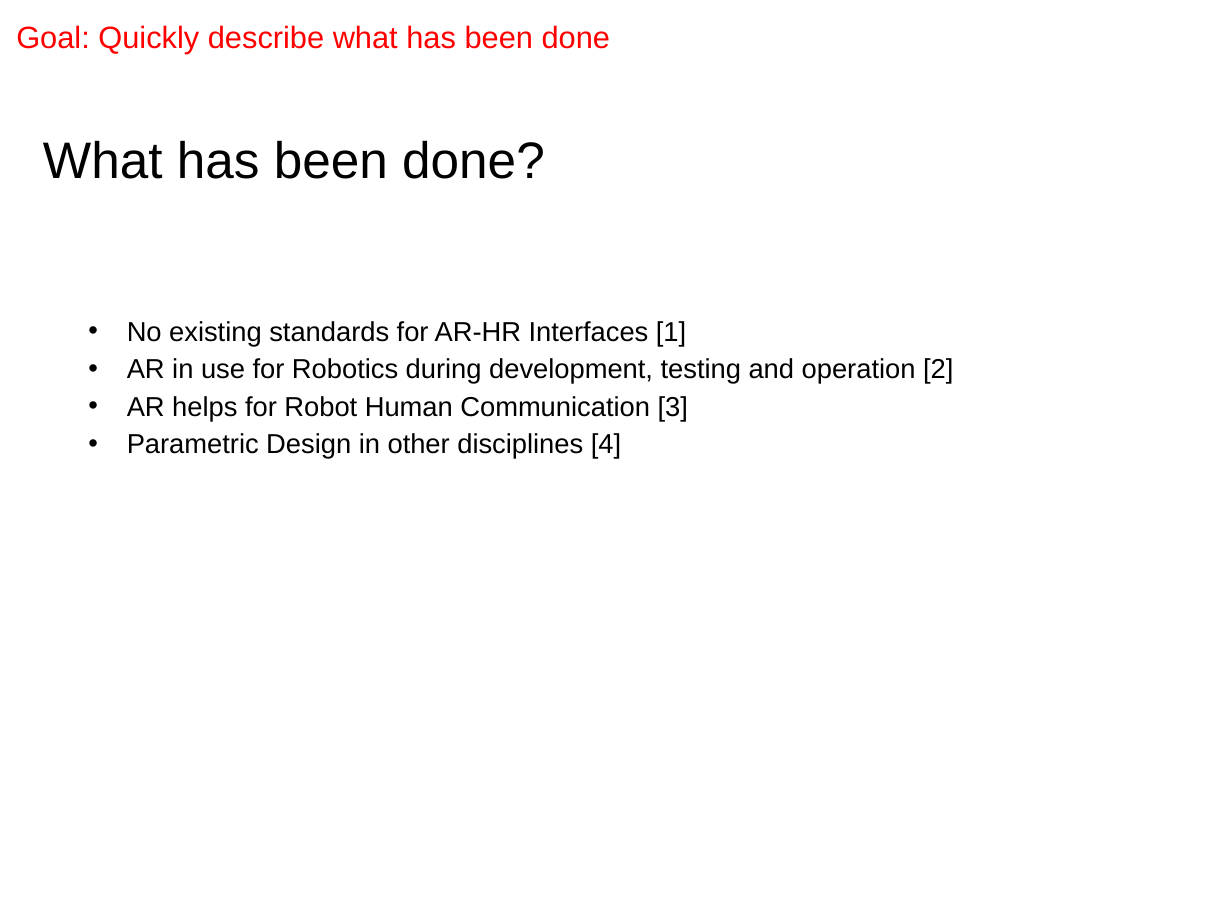
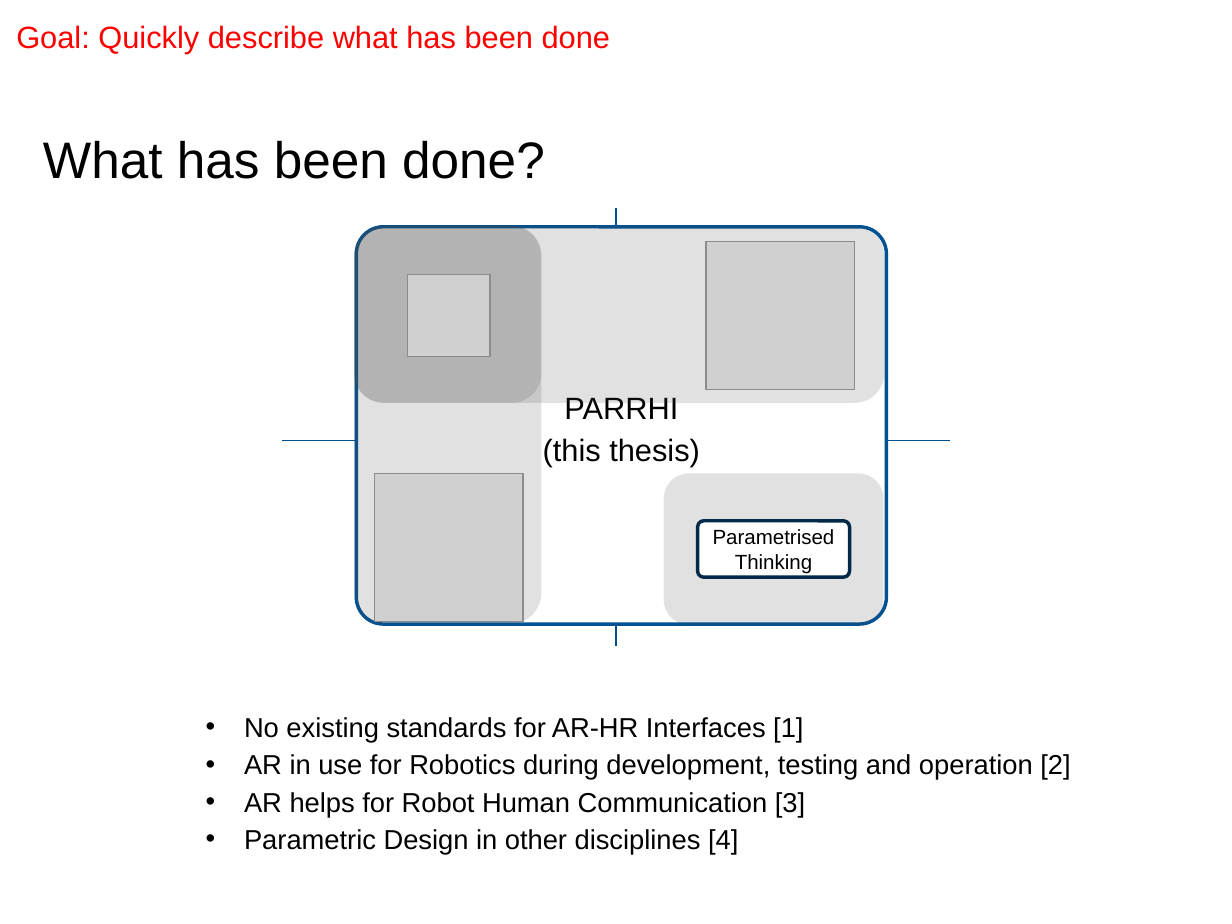
Before and after one commit to EricVoll/PARRHI, a slide deck: slide 8 of 05_Presentation/PARRHIPresentationv2.pptx. Drawn at 1232x924 pixels with LibreOffice and Linux fonts; fonts in the diff are those of the drawing; grey boxes stand for pictures; background and template pictures are left out. Boxes give left, top, right and bottom in pixels: in the first picture for what was removed or moved away, otherwise in the second. Text is boxed around its words. In the diff, an @@ line names an element or a change of style, - is before the commit and + after.

```diff
--- a/05_Presentation/PARRHIPresentationv2.pptx
+++ b/05_Presentation/PARRHIPresentationv2.pptx
@@ line added from (616, 646) to (616, 208), #005090 0.75 pt @@
@@ rounded rectangle added at [355,225,542,623], fill #4A4A4A at 16% opacity @@
@@ rounded rectangle added at [355,225,885,403], fill #4A4A4A at 16% opacity @@
@@ rounded rectangle added at [355,225,542,403], fill #4A4A4A at 16% opacity @@
@@ rounded rectangle added at [356,227,886,623], fill #FFFFFF, outline #005293 2 pt, 18 pt, text #000000 @@
+PARRHI
+(this thesis)
@@ picture added at [706,241,854,389] @@
@@ picture added at [408,275,490,357] @@
@@ line added from (282, 441) to (950, 441), #005090 0.75 pt @@
@@ picture added at [375,473,522,621] @@
@@ rounded rectangle added at [664,473,883,625], fill #4A4A4A at 16% opacity @@
@@ rounded rectangle added at [697,521,849,578], fill #FFFFFF, outline #00294A 2 pt, 12 pt, text #000000 @@
+Parametrised Thinking
@@ text "No existing standards for AR-HR ...": place and size @@
-text "No existing standards for AR-HR ..." at [127,321,953,459]
+text "No existing standards for AR-HR ..." at [244,717,1070,855]
```
Also in this commit, not shown: 3 other slides changed, 12 slides added, 1 slide removed, 11 other files.
